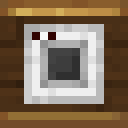
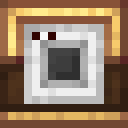
Layer changes from the first 128x128 image to the second:
hid "Plates" over [left=0, top=0, right=128, bottom=128]
added layer "Calque copié #2" above "Calque copié #1" over [left=0, top=0, right=128, bottom=128]
hid "Brass casing background" over [left=0, top=0, right=128, bottom=128]
hid "full_wired_modem_face.png" over [left=0, top=0, right=128, bottom=128]
